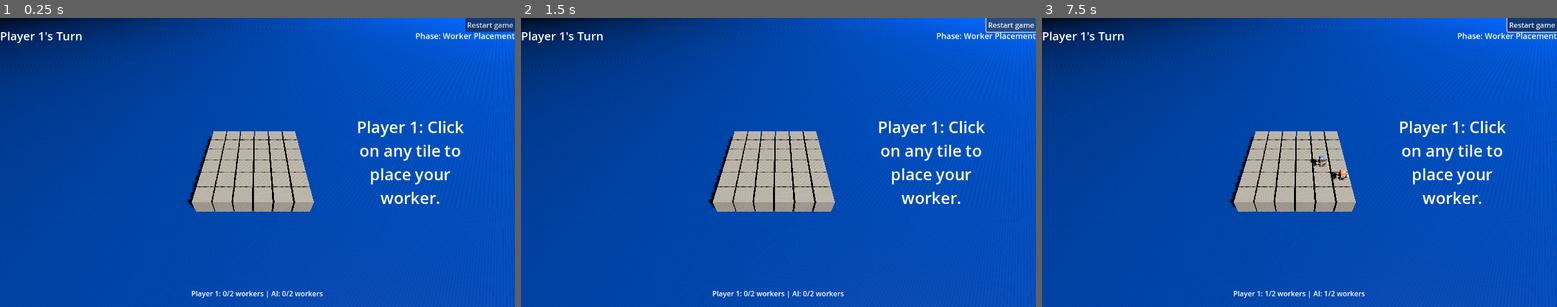
Above: before the commit, frames 1-3 (left to right).
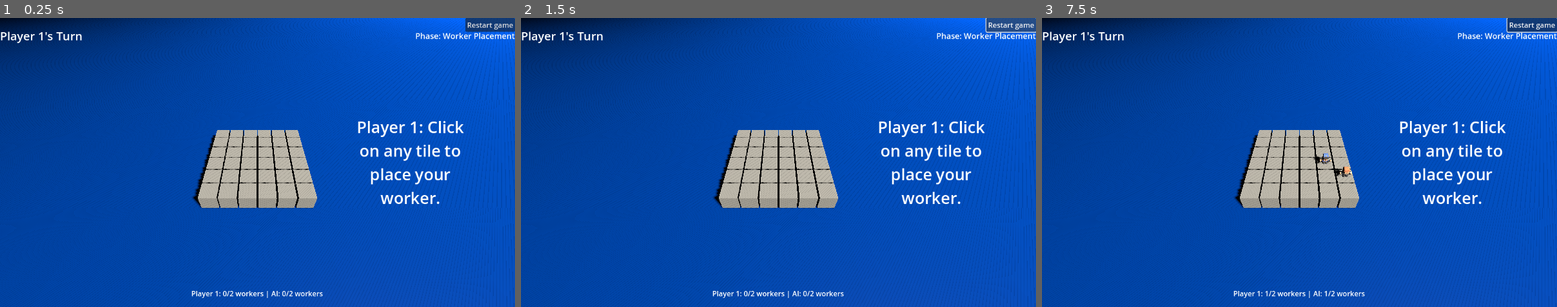
Above: after the commit, the same moments.

Repository: shriramgopal1225/santorini-ai
Game: Godot game, scene res://main.tscn
The game is run twice, just before and just after one commit, with the same random seed, the same clock (stepped at 60 frames per second) and the same inputs.
Inputs (mouse positions are in pixels of both pictures, inside the frame that each line leads up to):
- Up to frame 1 (0.25 s): no input
- Up to frame 2 (1.5 s): click "Restart game" at 0.5 s; click "Restart game" at 1.25 s
- Up to frame 3 (7.5 s): click "Restart game" at 2 s; tap Enter every 0.75 s from 2.75 to 6.5 s; move the mouse to (1412, 148) at 2.77 s; click (1412, 148) at 2.92 s; move the mouse to (1196, 176) at 3.52 s; click (1196, 176) at 3.67 s; move the mouse to (1351, 98) at 4.27 s; click (1351, 98) at 4.42 s; move the mouse to (1273, 220) at 5.02 s; click (1273, 220) at 5.17 s; move the mouse to (1454, 205) at 5.77 s; click (1454, 205) at 5.92 s; move the mouse to (1145, 119) at 6.52 s; click (1145, 119) at 6.67 s; move the mouse to (1325, 162) at 7.27 s; click (1325, 162) at 7.42 s

The runs differ from the first frame. In frame 1, 2.5% of the frame differs, in the area x 26-100%, y 10-99%; in frame 2, 2.5%; in frame 3, 2.7%.

Commit message:
Changed cam control to allow for trackpad zoom also

Diff:
--- a/camera_controller.gd
+++ b/camera_controller.gd
@@ -1,15 +1,15 @@
 extends Camera3D
 
-@export var orbit_speed: float = 3
+@export var orbit_speed: float = 3.0
 @export var zoom_speed: float = 0.5
 @export var min_zoom: float = 6.0
 @export var max_zoom: float = 15.0
 
-# SIMPLE KNOWN-GOOD VALUES
-var orbit_center: Vector3 = Vector3(3.0, 0, 2.5)  # Center of 5x5 board
+# Center of a 6x6 board with 1.1 spacing = (5 * 1.1 / 2)
+var orbit_center: Vector3 = Vector3(2.75, 0, 2.75)
 var orbit_distance: float = 12.0
-var orbit_angle_h: float = 90.0   # Start facing forward
-var orbit_angle_v: float = 45.0  # HIGH angle = looking down from above
+var orbit_angle_h: float = 90.0
+var orbit_angle_v: float = 45.0
 
 var is_orbiting: bool = false
 var last_mouse_pos: Vector2
@@ -18,30 +18,51 @@
 	update_camera_position()
 
 func _input(event):
+	# --- MOUSE BUTTON EVENTS ---
 	if event is InputEventMouseButton:
+		# Right-click to start/stop orbiting
 		if event.button_index == MOUSE_BUTTON_RIGHT:
 			is_orbiting = event.pressed
 			last_mouse_pos = event.position
 
+		# Mouse wheel zoom in
 		elif event.button_index == MOUSE_BUTTON_WHEEL_UP:
 			orbit_distance = max(orbit_distance - zoom_speed, min_zoom)
 			update_camera_position()
 
+		# Mouse wheel zoom out
 		elif event.button_index == MOUSE_BUTTON_WHEEL_DOWN:
 			orbit_distance = min(orbit_distance + zoom_speed, max_zoom)
 			update_camera_position()
 
+	# --- MOUSE MOTION EVENT ---
 	elif event is InputEventMouseMotion and is_orbiting:
 		var delta = event.position - last_mouse_pos
 
 		orbit_angle_h += delta.x * orbit_speed * 0.01
-		orbit_angle_v -= delta.y * orbit_speed * 0.01  # NOTE: minus here for natural feel
+		orbit_angle_v -= delta.y * orbit_speed * 0.01
 
-		# Keep camera looking down at board
 		orbit_angle_v = clamp(orbit_angle_v, 30.0, 85.0)
 
 		update_camera_position()
 		last_mouse_pos = event.position
+
+	# --- TRACKPAD PINCH-TO-ZOOM GESTURE ---
+	elif event is InputEventMagnifyGesture:
+		# Dividing the distance by the event's factor achieves the zoom effect.
+		orbit_distance = clamp(orbit_distance / event.factor, min_zoom, max_zoom)
+		update_camera_position()
+
+	# --- KEYBOARD ZOOM FALLBACK ---
+	elif event is InputEventKey and event.is_pressed():
+		# Zoom in with Plus key
+		if event.keycode == KEY_EQUAL or event.keycode == KEY_KP_ADD:
+			orbit_distance = max(orbit_distance - zoom_speed, min_zoom)
+			update_camera_position()
+		# Zoom out with Minus key
+		elif event.keycode == KEY_MINUS or event.keycode == KEY_KP_SUBTRACT:
+			orbit_distance = min(orbit_distance + zoom_speed, max_zoom)
+			update_camera_position()
 
 func update_camera_position():
 	var h_rad = deg_to_rad(orbit_angle_h)
--- /dev/null
+++ b/game_settings.gd
@@ -0,0 +1,10 @@
+# game_settings.gd
+extends Node
+
+# We use an enum to define the possible game modes clearly.
+enum GameMode { PVP, PVE }
+
+# These variables will store the player's choices.
+# They have default values.
+var game_mode = GameMode.PVE  # Default to Player vs. AI
+var ai_difficulty = 2         # Default to Medium
--- a/project.godot
+++ b/project.godot
@@ -18,6 +18,7 @@
 [autoload]
 
 GameManager="*res://game_manager.gd"
+GameSettings="*res://game_settings.gd"
 
 [rendering]
 
Not shown, added: game_settings.gd.uid
Not shown, changed: .DS_Store
Not shown, changed: models/.DS_Store
Not shown, changed: models/castle_kit/.DS_Store
Not shown, changed: models/mini_characters/.DS_Store
Not shown, changed: models/mini_characters/GLB format/.DS_Store
